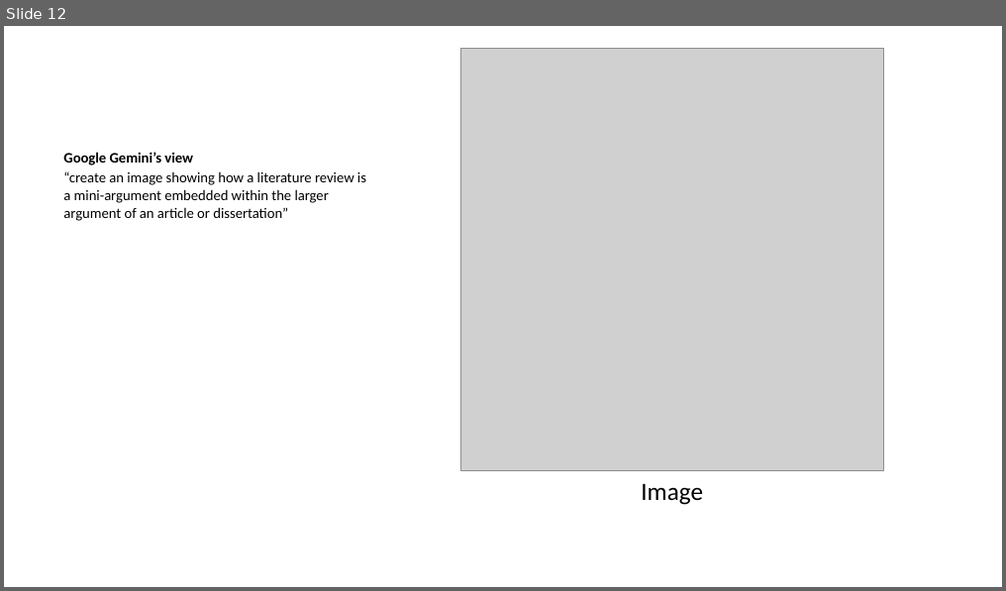
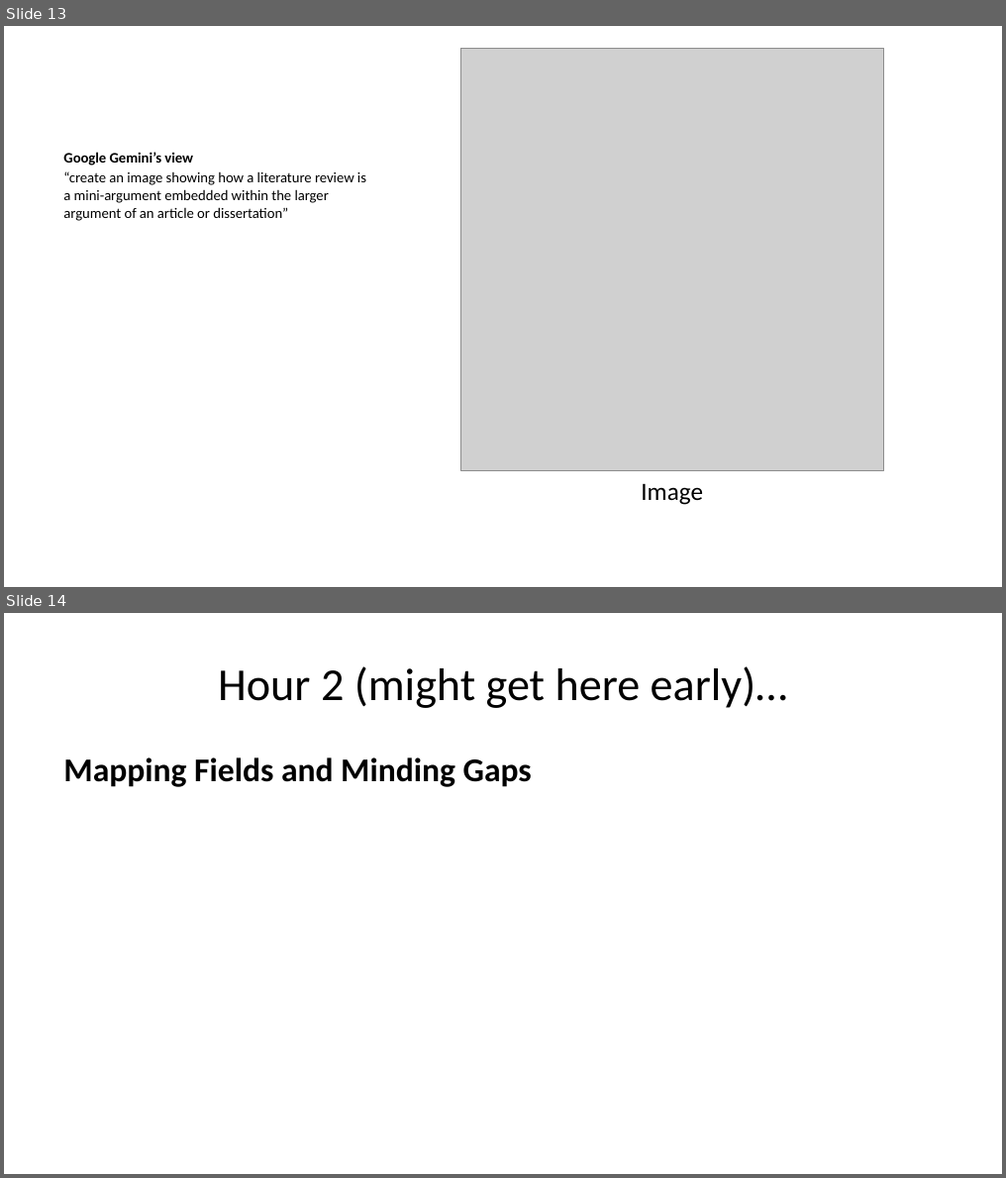
Before and after one commit to liammagee/night-owl, a slide deck: lectures/590-lecture-2.pptx. Shown one above the other, each under a label of ours: slide 12 before the commit, slides 13 and 14 after it. The pictures are 1006x591 and 1006x1178 pixels, drawn with LibreOffice and Linux fonts; fonts in the diff are those of the drawing; grey boxes stand for pictures. Boxes give left, top, right and bottom in pixels: in the first picture for what was removed or moved away, otherwise in the second. Text is boxed around its words. In the diff, an @@ line names an element or a change of style, - is before the commit and + after.

```diff
--- a/lectures/590-lecture-2.pptx
+++ b/lectures/590-lecture-2.pptx
@@ slide 14 added at (x1=4, y1=613, x2=1002, y2=1174), background #FFFFFF @@
@@ title added at (x1=218, y1=666, x2=787, y2=708), 33 pt, text #000000 @@
+Hour 2 (might get here early)…
@@ text added at (x1=63, y1=758, x2=532, y2=787), 24 pt, text #000000, bold @@
+Mapping Fields and Minding Gaps
@@ what was slide 12 is now slide 13 @@
```
Also in this commit, not shown: 6 slides changed, 3 other slides added, 42 other files.
